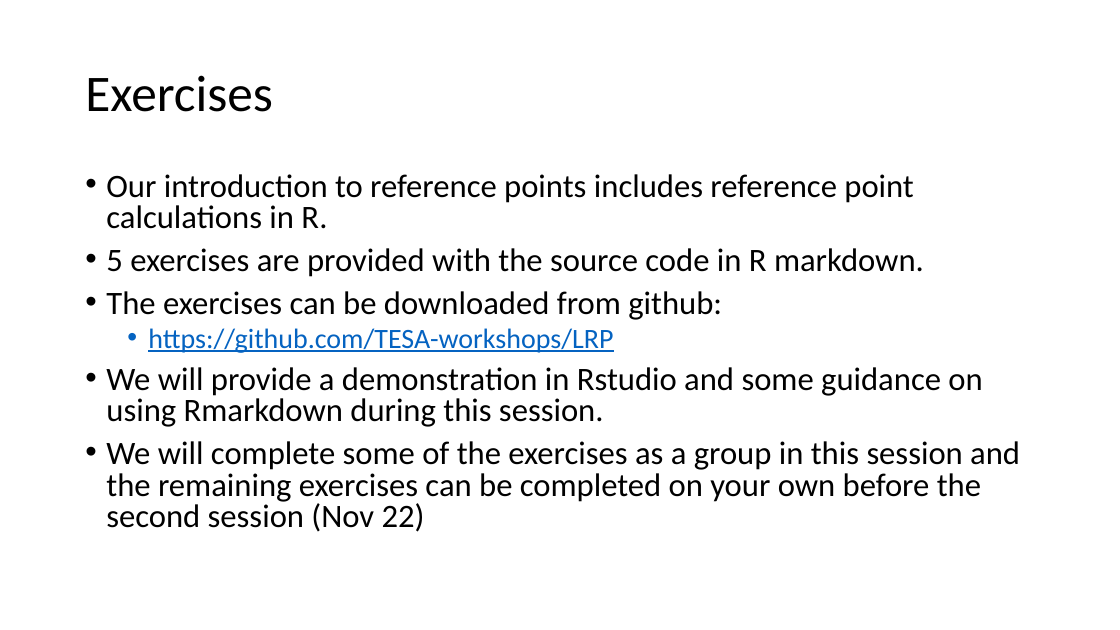
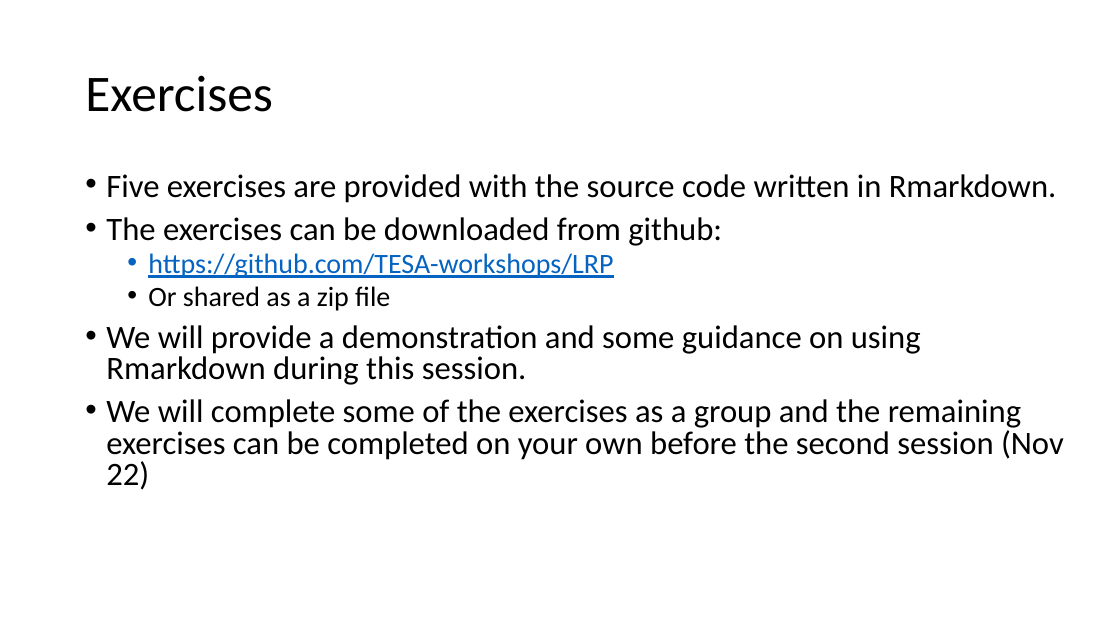
Before and after one commit to TESA-workshops/Ref-Pt-101, a slide deck: slide 4 of RefPt101_221109tb.pptx. Drawn at 1120x630 pixels with LibreOffice and Linux fonts; fonts in the diff are those of the drawing. Boxes give left, top, right and bottom in pixels: in the first picture for what was removed or moved away, otherwise in the second. Text is boxed around its words. In the diff, an @@ line names an element or a change of style, - is before the commit and + after.

```diff
--- a/RefPt101_221109tb.pptx
+++ b/RefPt101_221109tb.pptx
@@ text at (106, 174, 1057, 203): text changed @@
-• Our introduction to reference points includes reference point calculations in R.
-• 5 exercises are provided with the source code in R markdown.
+• Five exercises are provided with the source code written in Rmarkdown.
@@ text at (106, 286, 1064, 490): text changed @@
-• We will provide a demonstration in Rstudio and some guidance on using Rmarkdown during this session.
-• We will complete some of the exercises as a group in this session and the remaining exercises can be completed on your own before the second session (Nov 22)
+  • Or shared as a zip file
+• We will provide a demonstration and some guidance on using Rmarkdown during this session.
+• We will complete some of the exercises as a group and the remaining exercises can be completed on your own before the second session (Nov 22)
```
Also in this commit, not shown: 10 other slides changed, 6 slides added, 4 slides removed.
